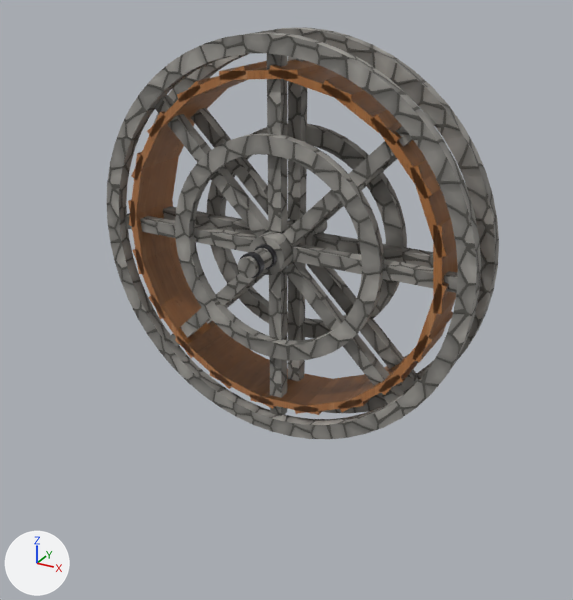
Before and after pictures for a commit that changed the glTF model data/previews/misc_water_wheel.glb.
Before and after are seen from a 50 mm camera at (2.84, -5.18, 3.7) aimed at (0.08, -0.16, 1.19). The lights are fixed; the arrows at lower left show +X, +Y and +Z. The older version comes first.

The first picture shows 'misc_water_wheel_0'.
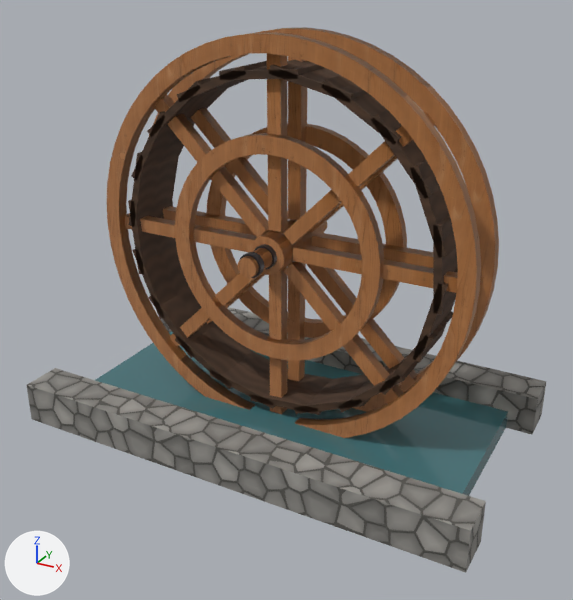
Edits to the bpy script that builds the scene:
```text
Add img_orm_002:
    img_orm_002 = load_image('orm.002', '_unpacked/orm.002', 512, 512, 'Non-Color')
Add img_basecolor_002:
    img_basecolor_002 = load_image('basecolor.002', '_unpacked/basecolor.002', 512, 512, 'sRGB')
Add img_normal_002:
    img_normal_002 = load_image('normal.002', '_unpacked/normal.002', 512, 512, 'Non-Color')
Change mat_pbr_wood092:
    where n2 = _N.new('ShaderNodeTexImage'); n2.name = 'Image Texture'
    n2.image: img_basecolor -> img_basecolor_001
    where n4 = _N.new('ShaderNodeTexImage'); n4.name = 'Image Texture.001'
    n4.image: img_orm -> img_orm_001
    where n6 = _N.new('ShaderNodeTexImage'); n6.name = 'Image Texture.002'
    n6.image: img_normal -> img_normal_001
Change mat_pbr_timber_oak:
    where n2 = _N.new('ShaderNodeTexImage'); n2.name = 'Image Texture'
    n2.image: img_basecolor_001 -> img_basecolor_002
    where n4 = _N.new('ShaderNodeTexImage'); n4.name = 'Image Texture.001'
    n4.image: img_orm_001 -> img_orm_002
    where n6 = _N.new('ShaderNodeTexImage'); n6.name = 'Image Texture.002'
    n6.image: img_normal_001 -> img_normal_002
Add mat_fb_water:
    mat_fb_water = principled_material('FB_water')
    mat_fb_water.base_color = (0.06, 0.19, 0.21)  # cyan #45797e
    mat_fb_water.roughness = 0.06
    mat_fb_water.alpha = 0.86
Add mat_pbr_stone_rubble:
    mat_pbr_stone_rubble = bpy.data.materials.new('PBR_stone_rubble')
    # uses the picture img_basecolor
    # uses the picture img_normal
    # uses the picture img_orm
Add me_misc_water_wheel_0_1:
    me_misc_water_wheel_0_1.from_pydata(...)  # a box spanning x -1.7..1.7, y -0.75..0.75, z 0.0..0.16, material slot 0; a box spanning x -1.92..1.92, y -1.09..-0.75, z 0.0..0.34, material slot 1; a box spanning x -1.92..1.92, y 0.75..1.09, z 0.0..0.34, material slot 1
    me_misc_water_wheel_0_1.materials.append(mat_fb_water)  # cyan #45797e
    me_misc_water_wheel_0_1.materials.append(mat_pbr_stone_rubble)
Add ob_mill_water_channel:
    ob_mill_water_channel = bpy.data.objects.new('mill_water_channel', me_misc_water_wheel_0_1)
    ob_mill_water_channel.location = (0.0, 0.0, 0.0)
```

What differs and where, as boxes [x1, y1, x2, y2] in the pictures (573 x 600 px):
'misc_water_wheel_0', surface changed: [107, 27, 499, 438] in both
'mill_water_channel', added: after [27, 307, 547, 573]
    faces in mat_pbr_stone_rubble: [27, 307, 547, 573]
    faces in mat_fb_water (cyan #45797e): [96, 331, 508, 496]
